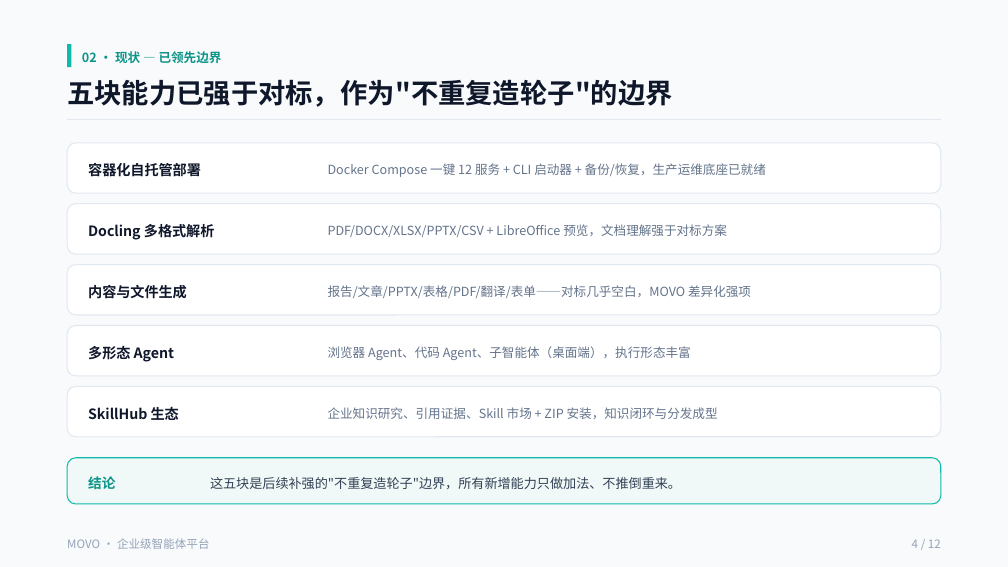
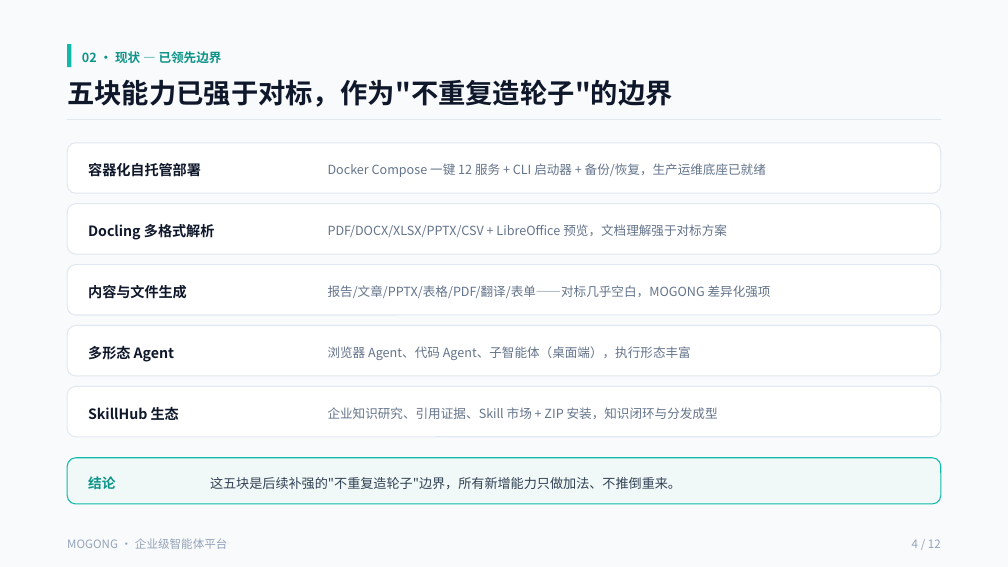
Before and after one commit to cooper2006/mogo, a slide deck: slide 4 of docs/movo-intro-v3.pptx. Drawn at 1008x567 pixels with LibreOffice and Linux fonts; fonts in the diff are those of the drawing. Boxes give left, top, right and bottom in pixels: in the first picture for what was removed or moved away, otherwise in the second. Text is boxed around its words. In the diff, an @@ line names an element or a change of style, - is before the commit and + after.

```diff
--- a/docs/movo-intro-v3.pptx
+++ b/docs/movo-intro-v3.pptx
@@ text at box(328, 285, 771, 298): text changed @@
-报告/文章/PPTX/表格/PDF/翻译/表单——对标几乎空白，MOVO 差异化强项
+报告/文章/PPTX/表格/PDF/翻译/表单——对标几乎空白，MOGONG 差异化强项
@@ text at box(67, 538, 228, 549): text changed @@
-MOVO · 企业级智能体平台
+MOGONG · 企业级智能体平台
```
Also in this commit, not shown: 11 other slides changed, 7 other files.
